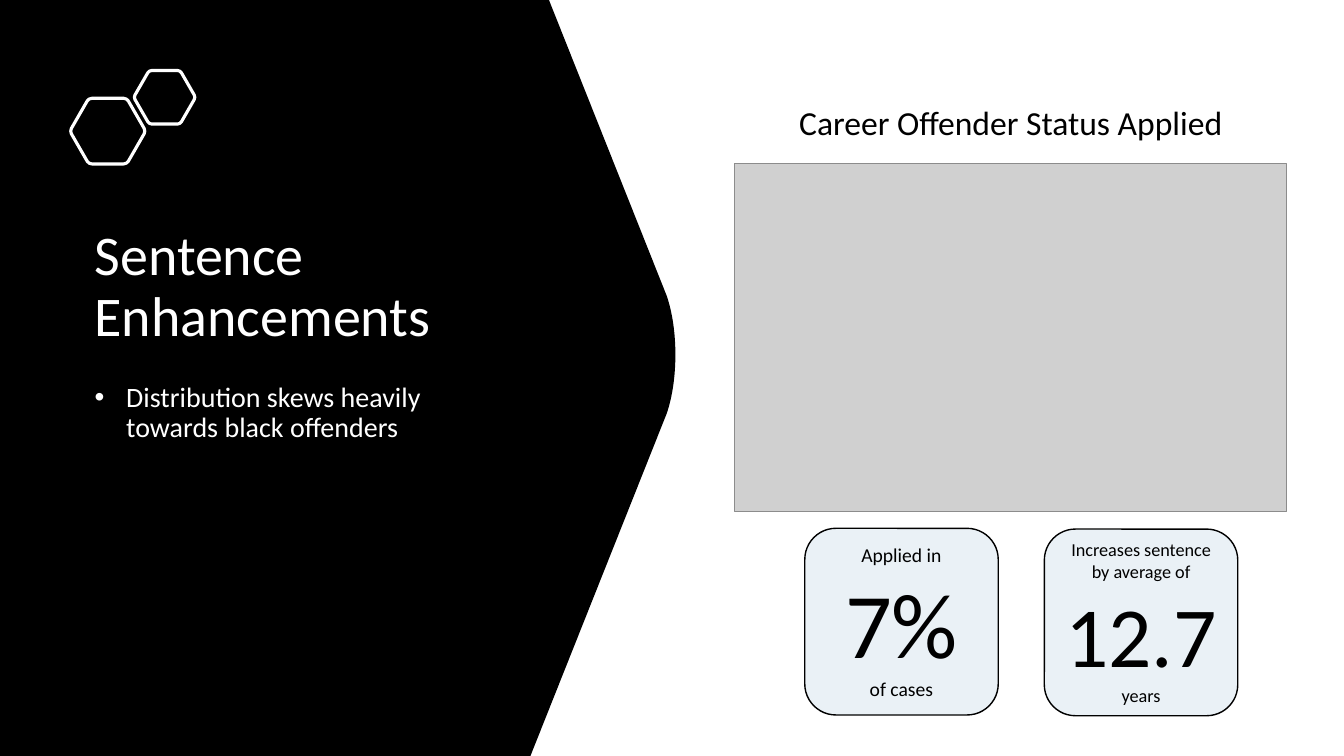
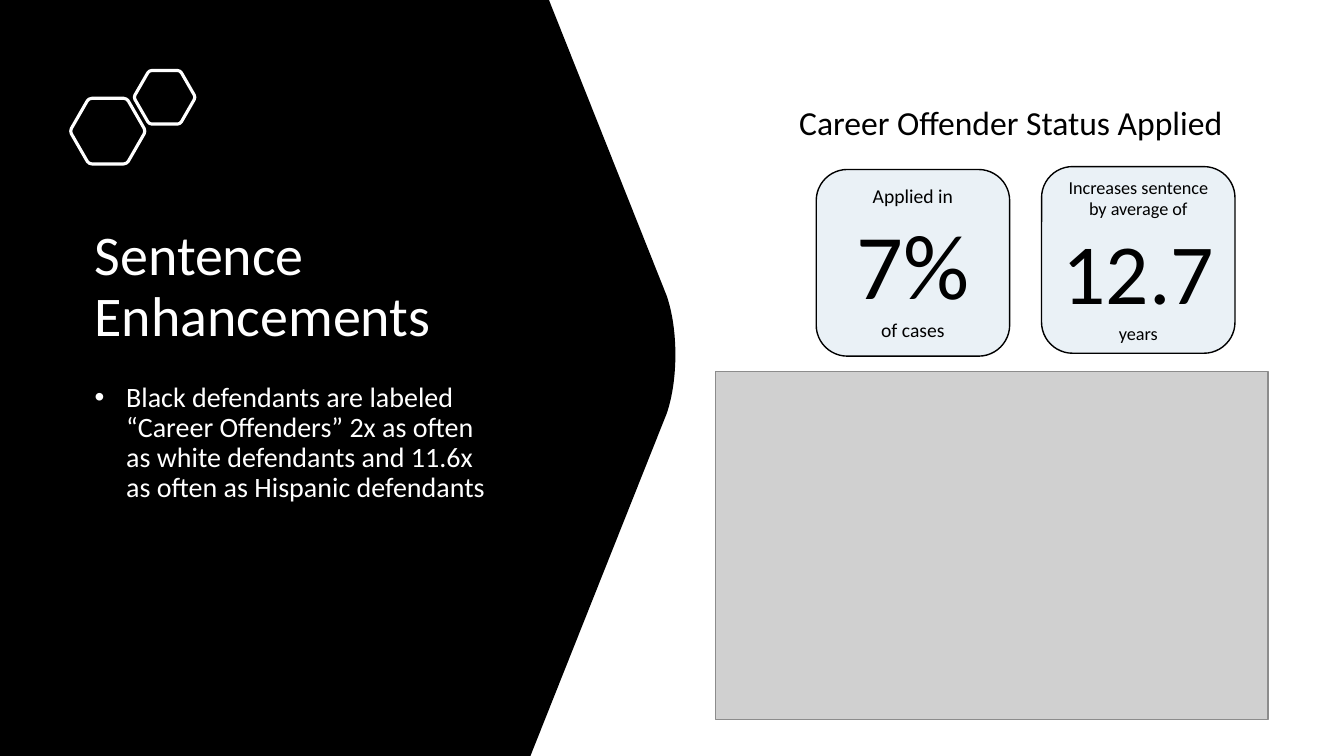
Before and after one commit to jenwhitson/sentencing_project, a slide deck: slide 13 of Presentation.pptx (slide 14 before the commit). Drawn at 1344x756 pixels with LibreOffice and Linux fonts; fonts in the diff are those of the drawing; grey boxes stand for pictures. Boxes give left, top, right and bottom in pixels: in the first picture for what was removed or moved away, otherwise in the second. Text is boxed around its words. In the diff, an @@ line names an element or a change of style, - is before the commit and + after.

Commit message:
updated stats in sentence enhancement portion

```diff
--- a/Presentation.pptx
+++ b/Presentation.pptx
@@ rounded rectangle "Applied in": place and size @@
-rounded rectangle "Applied in" at box(805, 528, 998, 715)
+rounded rectangle "Applied in" at box(817, 169, 1010, 356)
@@ rounded rectangle "Increases sentence by average of": place and size @@
-rounded rectangle "Increases sentence by average of" at box(1045, 529, 1238, 716)
+rounded rectangle "Increases sentence by average of" at box(1042, 166, 1235, 353)
@@ text at box(126, 387, 485, 502): text changed @@
-• Distribution skews heavily towards black offenders
+• Black defendants are labeled “Career Offenders” 2x as often as white defendants and 11.6x as often as Hispanic defendants
@@ picture: place and size @@
-picture at box(735, 164, 1288, 512)
+picture at box(716, 372, 1268, 720)
```
Also in this commit, not shown: 11 other slides changed, 6 slides removed.
